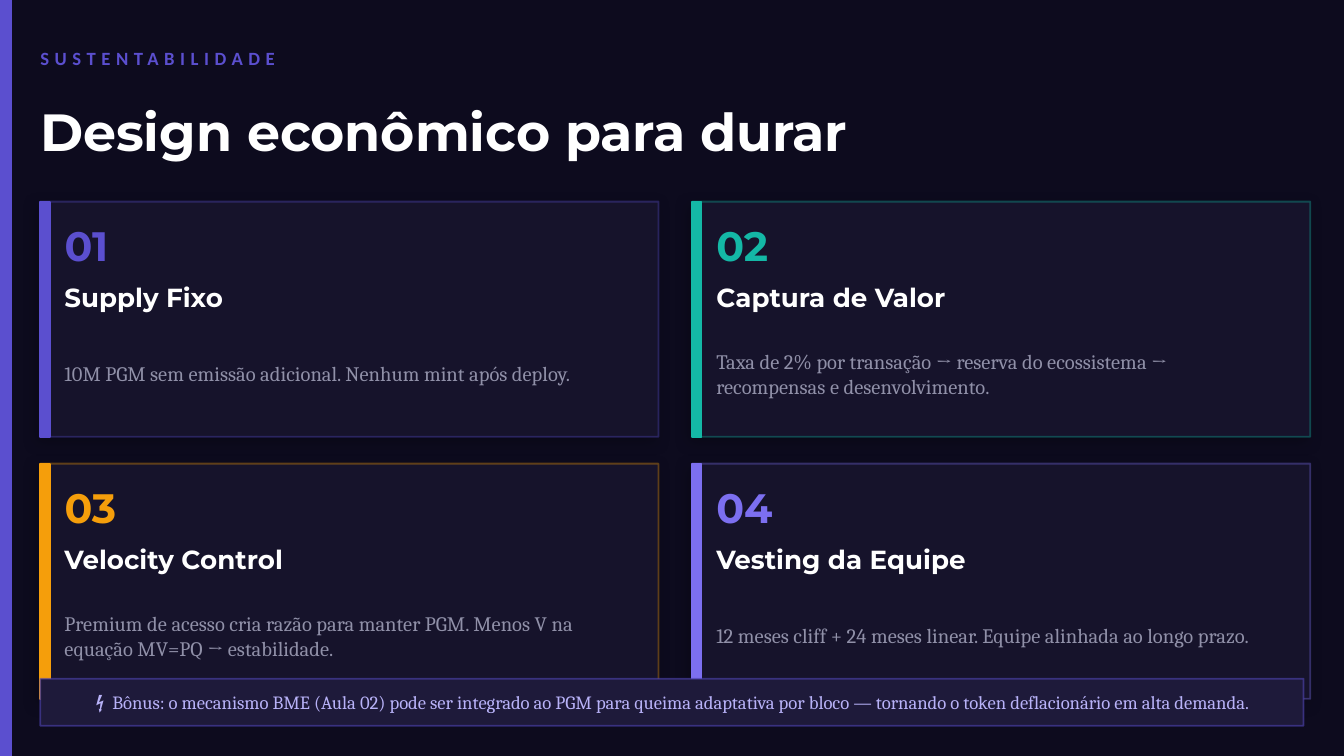
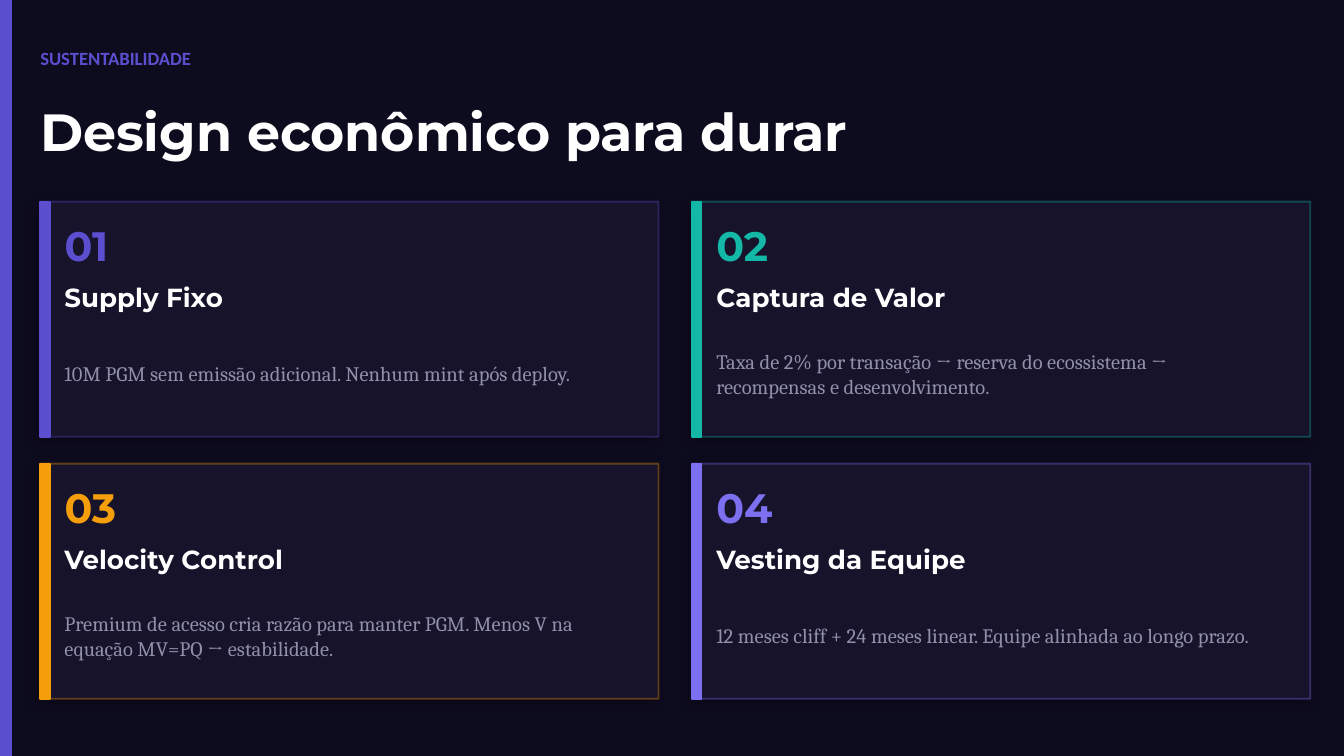
Before and after one commit to danielgorgonha/pragma-protocol, a slide deck: slide 5 of 01-token-design/reports/Pitch_PGM.pptx. Drawn at 1344x756 pixels with LibreOffice and Linux fonts; fonts in the diff are those of the drawing. Boxes give left, top, right and bottom in pixels: in the first picture for what was removed or moved away, otherwise in the second. Text is boxed around its words. In the diff, an @@ line names an element or a change of style, - is before the commit and + after.

```diff
--- a/01-token-design/reports/Pitch_PGM.pptx
+++ b/01-token-design/reports/Pitch_PGM.pptx
@@ text "SUSTENTABILIDADE" at [40, 53, 191, 65]: letter spacing 3 to 0 pt @@
@@ rectangle removed at [40, 679, 1304, 726] @@
@@ text removed at [112, 696, 1248, 713] @@
-⚡ Bônus: o mecanismo BME (Aula 02) pode ser integrado ao PGM para queima adaptativa por bloco — tornando o token deflacionário em alta demanda.
```
Also in this commit, not shown: 4 other slides changed, 1 slide added, 2 other files.
